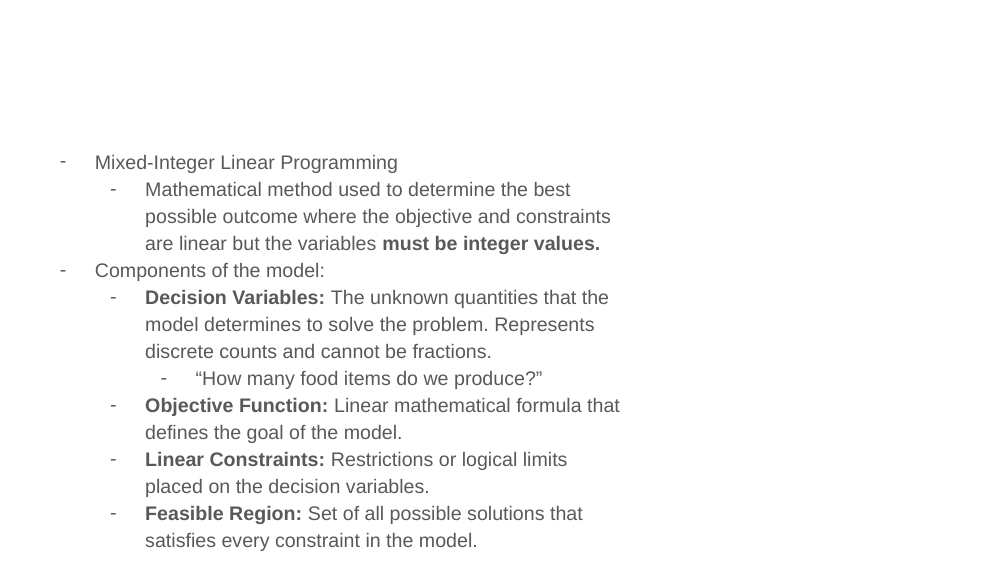
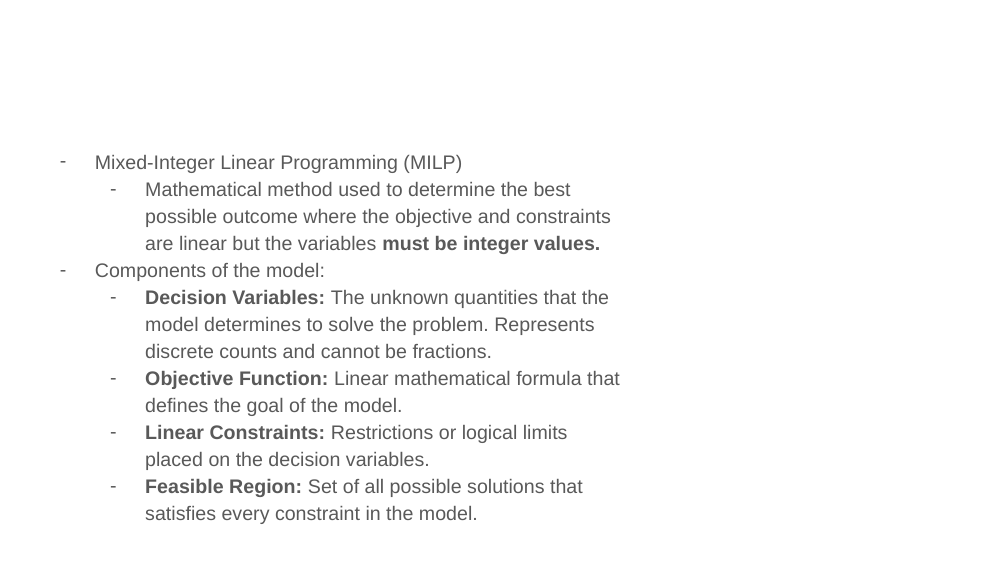
Before and after one commit to JupiK9/fall-2025-group2, a slide deck: slide 13 of presentation/Capstone Final Presentation.pptx (slide 7 before the commit). Drawn at 1008x567 pixels with LibreOffice and Linux fonts; fonts in the diff are those of the drawing; background and template pictures are left out. Boxes give left, top, right and bottom in pixels: in the first picture for what was removed or moved away, otherwise in the second. Text is boxed around its words. In the diff, an @@ line names an element or a change of style, - is before the commit and + after.

```diff
--- a/presentation/Capstone Final Presentation.pptx
+++ b/presentation/Capstone Final Presentation.pptx
@@ text at (95, 155, 462, 173): text changed @@
-– Mixed-Integer Linear Programming
+– Mixed-Integer Linear Programming (MILP)
@@ text at (196, 371, 542, 389): paragraph removed @@
-    – “How many food items do we produce?”
```
Also in this commit, not shown: 5 other slides changed, 12 slides added, 5 slides removed.
